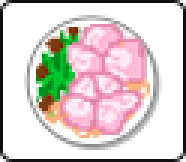
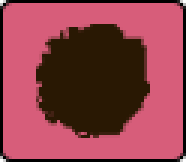
Revision of a layered w=186, h=162 image; what changed, layer by layer:
showed group "grillet-meat-empty" (2 layers) over [0, 0, 186, 162]
